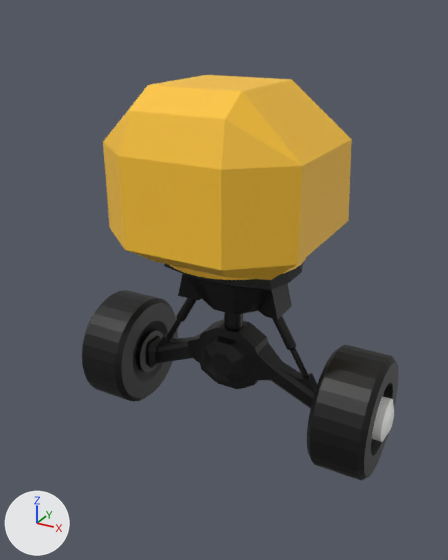
Before and after pictures for a commit that changed the glTF model mobs/wheeled_drone.glb.
One viewpoint serves both versions: a camera (50 mm lens) standing at (2.24, -4.26, 3.56) and looking at (-0.02, -0.14, 1.5). The lights are fixed; the arrows at lower left show +X, +Y and +Z. Objects named as collision shapes, trigger or cutter boxes, shadow casters or lower levels of detail are left out. Where no turn or scale is listed for an object, it has been applied to the vertices. Vertices at the same position are counted once.

The first picture shows 'LF_WHEEL', 'RF_WHEEL', 'drone_body', 'drone_turret'.
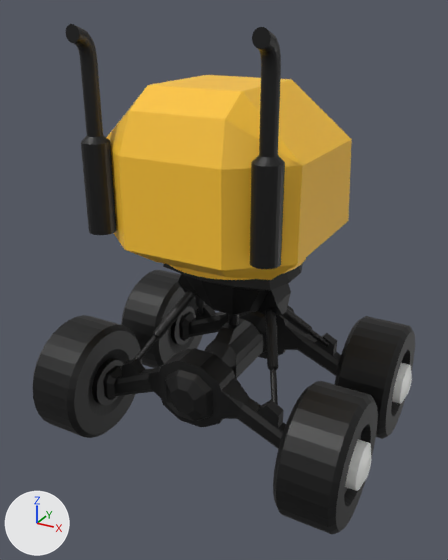
Location of each change, (x1, y1, x2, y2) in pixels of the pictures (448 x 560 px; the box of a moved part takes in the faces that stretch with it):
'drone_body', reshaped, moved (38% wider, 28% taller): before (145, 263, 317, 408); after (103, 263, 341, 449)
'RF_WHEEL', moved: before (307, 345, 399, 480); after (334, 316, 415, 439)
'RB_WHEEL', added (black): after (273, 381, 378, 534)
'LF_WHEEL', moved: before (82, 290, 178, 402); after (121, 270, 206, 368)
'LB_WHEEL', added (black): after (33, 315, 142, 438)
'pipe.002', added (black): after (250, 27, 285, 269)
'pipe.001', added (black): after (66, 24, 117, 235)
part 1 of me_cylinder_001, moved or reshaped: before (224, 312, 243, 329); after (228, 314, 239, 326)
part 2 of me_cylinder_001, moved or reshaped: before (272, 316, 309, 378); after (281, 308, 329, 347)
part 3 of me_cylinder_001, moved or reshaped: before (166, 298, 197, 340); after (195, 298, 205, 315)
part 4 of me_cylinder_001, added (black): after (265, 310, 278, 405)
part 5 of me_cylinder_001, added (black): after (134, 291, 195, 361)
part 6 of me_cylinder_001, added (black): after (163, 263, 303, 315)
part 7 of me_cylinder_001, deleted (black): before (164, 263, 303, 320)
part 8 of me_cylinder_001, added (black): after (103, 318, 286, 449)
part 9 of me_cylinder_001, moved or reshaped: before (145, 333, 193, 368); after (179, 304, 223, 341)
part 10 of me_cylinder_001, moved or reshaped: before (278, 361, 317, 393); after (304, 333, 341, 361)
part 11 of me_cylinder_001, surface changed: before (149, 319, 315, 408); after (182, 306, 339, 376)

Edits to the bpy script that builds the scene:
```text
Change me_cylinder_001:
    remove me_cylinder_001.from_pydata(...)  # 500 vertices, 840 faces; spans x -0.88..0.88, y -0.4..0.4, z -0.73..0.61
    add me_cylinder_001.from_pydata(...)  # 1028 vertices, 1788 faces; spans x -1.03..1.03, y -1.45..0.22, z -0.73..0.61
    me_cylinder_001 part 1: the loose piece of 44 vertices spanning x -0.08..0.08, y -0.08..0.08, z -0.08..0.08 is scaled about its middle by (0.556, 0.556, 1.08), then moved by (0.0, -0.6, 0.01)
    me_cylinder_001 part 2: the loose piece of 96 vertices spanning x 0.35..0.71, y -0.04..0.04, z -0.41..0.16 is multiplied about its middle by the matrix ((1.07, 0.062, 0.005), (0.207, 0.707, -0.956), (-0.301, 0.704, 0.959)), then moved by (0.0, -0.27, 0.01)
    me_cylinder_001 part 3: the loose piece of 96 vertices spanning x -0.71..-0.35, y -0.04..0.04, z -0.41..0.16 is multiplied about its middle by the matrix ((-0.539, -0.062, 0.924), (-0.724, 0.707, -0.657), (0.68, 0.704, 0.741)), then moved by (-0.01, -0.28, 0.01)
    me_cylinder_001 part 4: the loose piece of 96 vertices spanning x 0.35..0.71, y -0.04..0.04, z -0.41..0.16 is copied, and the copy is multiplied about its middle by the matrix ((1.07, 0.062, 0.005), (-0.207, -0.707, 0.956), (-0.301, 0.704, 0.959)), then moved by (0.0, -0.94, 0.01); it spans x 0.33..0.72, y -1.25..-0.62, z -0.45..0.21
    me_cylinder_001 part 5: the loose piece of 96 vertices spanning x -0.71..-0.35, y -0.04..0.04, z -0.41..0.16 is copied, and the copy is multiplied about its middle by the matrix ((-0.539, -0.062, 0.924), (0.724, -0.707, 0.657), (0.68, 0.704, 0.741)), then moved by (-0.01, -0.93, 0.01); it spans x -0.73..-0.34, y -1.25..-0.62, z -0.45..0.21
    me_cylinder_001 part 6: a new loose piece of 72 vertices spanning x -0.56..0.56, y -1.0..-0.21, z 0.08..0.61, in mat_drone_body (picture img_drone_body)
    me_cylinder_001 part 7: the loose piece of 64 vertices spanning x -0.56..0.56, y -0.4..0.4, z 0.08..0.61 is deleted
    me_cylinder_001 part 8: 320 vertices added at x -0.88..0.88, y -1.45..-0.28, z -0.73..-0.06
    me_cylinder_001 part 9: 8 vertices moved from x -0.88, y -0.12..0.12, z -0.73..-0.46 to x -1.03, y -0.12..0.12, z -0.73..-0.46; 4 vertices removed from x -0.73..-0.64, y -0.04..0.04, z -0.41..-0.38; 8 vertices added at x -0.73..-0.54, y -0.05..0.05, z -0.47..-0.3
    me_cylinder_001 part 10: 8 vertices moved from x 0.88, y -0.12..0.12, z -0.73..-0.46 to x 1.03, y -0.12..0.12, z -0.73..-0.46; 4 vertices removed from x 0.65..0.73, y -0.04..0.04, z -0.42..-0.38; 8 vertices added at x 0.55..0.74, y -0.05..0.05, z -0.47..-0.3
    me_cylinder_001 part 11: 350 kept faces spanning x -1.03..1.03, y -0.22..0.22, z -0.73..-0.08 get new texture (UV) coordinates
Change ob_drone_body:
    ob_drone_body.location: (0.001, 0.0, 1.11) -> (0.001, 0.598, 1.11)
Change ob_rf_wheel:
    ob_rf_wheel.location: (1.415, 0.0, 0.516) -> (1.415, 0.598, 0.516)
Change ob_lf_wheel:
    ob_lf_wheel.location: (-1.411, 0.0, 0.516) -> (-1.411, 0.598, 0.516)
Add ob_pipe_002:
    ob_pipe_002 = bpy.data.objects.new('pipe.002', me_cylinder_008)  # 192 vertices, 380 faces; spans x -1.0..1.0, y -1.0..1.35, z -13.0..1.0; in mat_drone_body (picture img_drone_body)
    ob_pipe_002.location = (0.669, -0.831, 2.135)
    ob_pipe_002.scale = (-0.102, -0.102, -0.102)
Add ob_pipe_001:
    ob_pipe_001 = bpy.data.objects.new('pipe.001', me_cylinder_008.copy())
    ob_pipe_001.location = (-0.672, -0.831, 2.135)
    ob_pipe_001.scale = (-0.102, -0.102, -0.102)
Add ob_rb_wheel:
    ob_rb_wheel = bpy.data.objects.new('RB_WHEEL', me_cylinder_004.copy())  # the mesh of ob_rf_wheel
    ob_rb_wheel.location = (1.415, -0.631, 0.516)
Add ob_lb_wheel:
    ob_lb_wheel = bpy.data.objects.new('LB_WHEEL', me_cylinder_002.copy())  # the mesh of ob_lf_wheel
    ob_lb_wheel.location = (-1.411, -0.631, 0.516)
```
